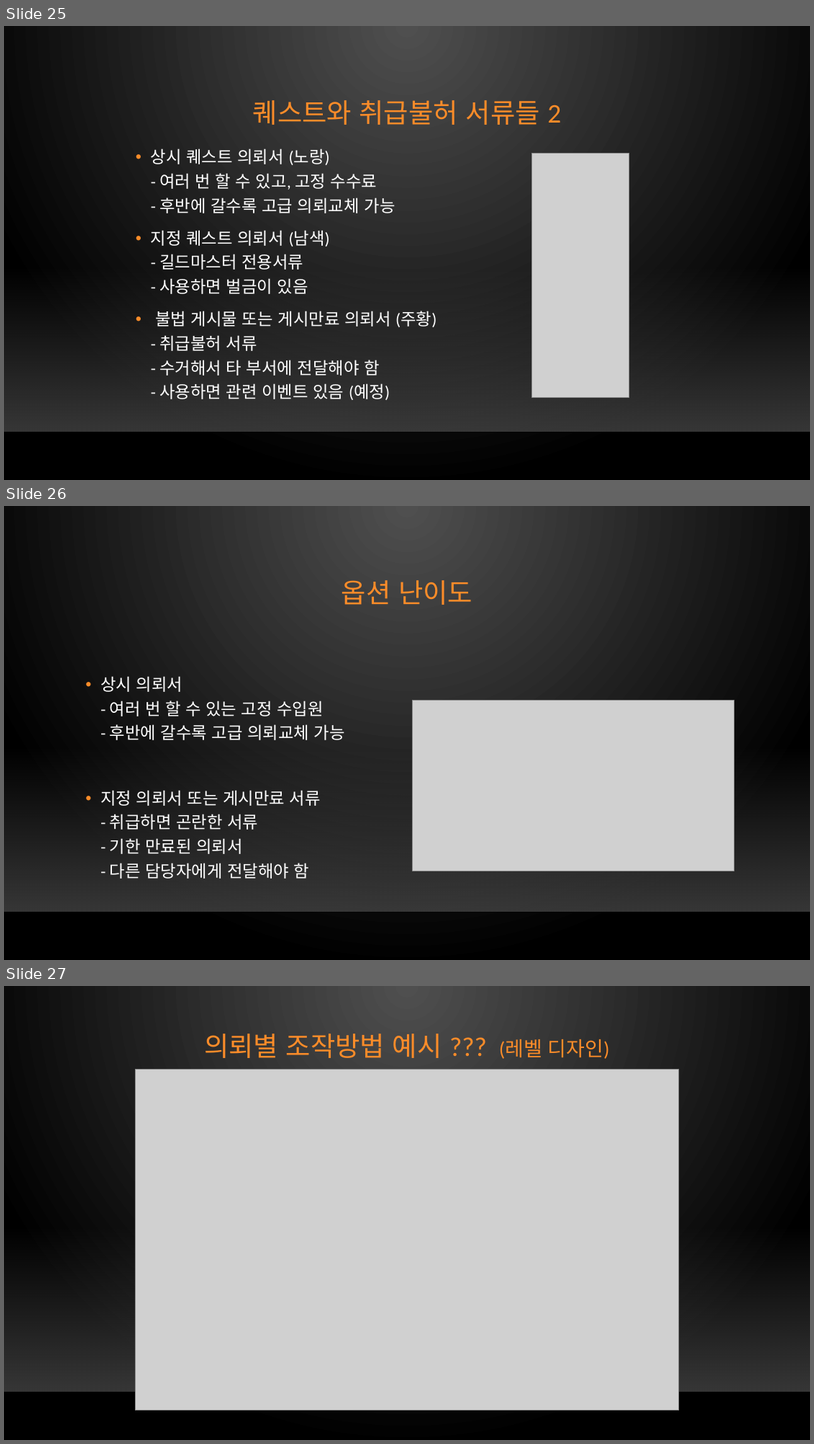
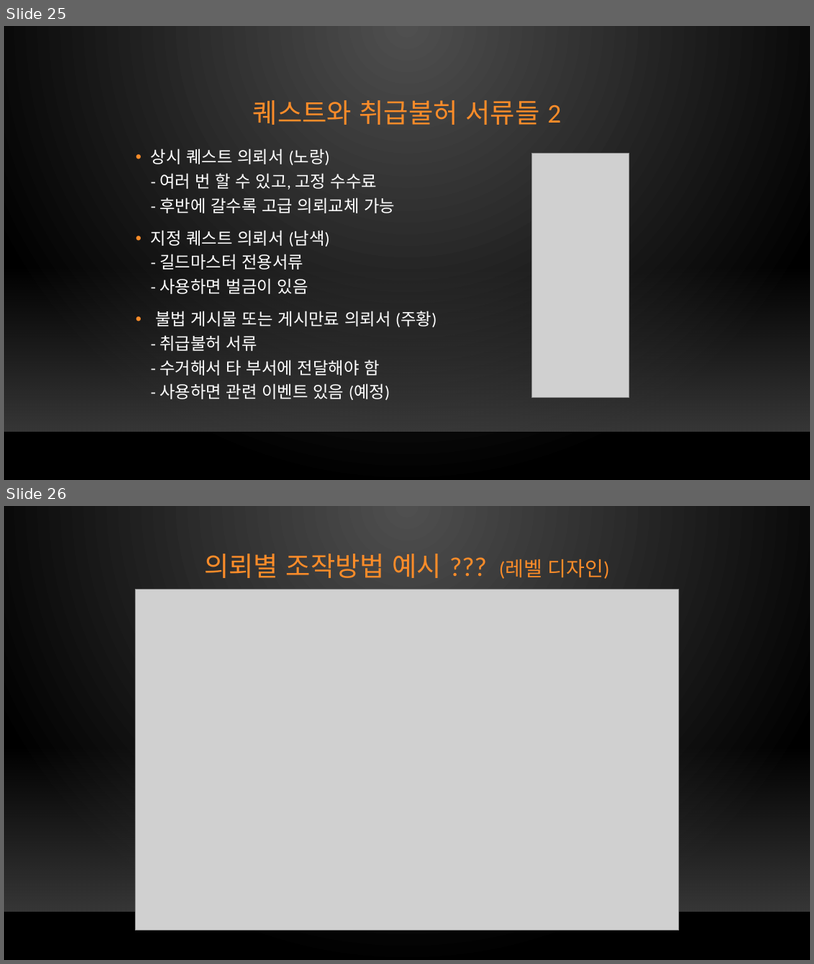
Before and after one commit to xqiwipx/first_project, a slide deck: Kims_project.pptx. Shown one above the other, each under a label of ours: slides 25, 26 and 27 before the commit, slides 25 and 26 after it. The pictures are 814x1444 and 814x964 pixels, drawn with LibreOffice and Linux fonts; fonts in the diff are those of the drawing; grey boxes stand for pictures; background and template pictures are left out. Boxes give left, top, right and bottom in pixels: in the first picture for what was removed or moved away, otherwise in the second. Text is boxed around its words. In the diff, an @@ line names an element or a change of style, - is before the commit and + after.

Commit message:
Update Kims_project.pptx
내용수정

```diff
--- a/Kims_project.pptx
+++ b/Kims_project.pptx
@@ slide 26 removed at (4,506,810,960), background gradient #505050 to #000000; not listed: 2 template elements that a slide beside it also shows @@
@@ title removed at (342,580,473,605) @@
-옵션 난이도
@@ text removed at (100,676,345,878) @@
-• 상시 의뢰서
-  - 여러 번 할 수 있는 고정 수입원
-  - 후반에 갈수록 고급 의뢰교체 가능
-• 지정 의뢰서 또는 게시만료 서류
-  - 취급하면 곤란한 서류
-  - 기한 만료된 의뢰서
-  - 다른 담당자에게 전달해야 함
@@ picture removed at (412,700,735,871) @@
@@ what was slide 27 is now slide 26 @@
```
